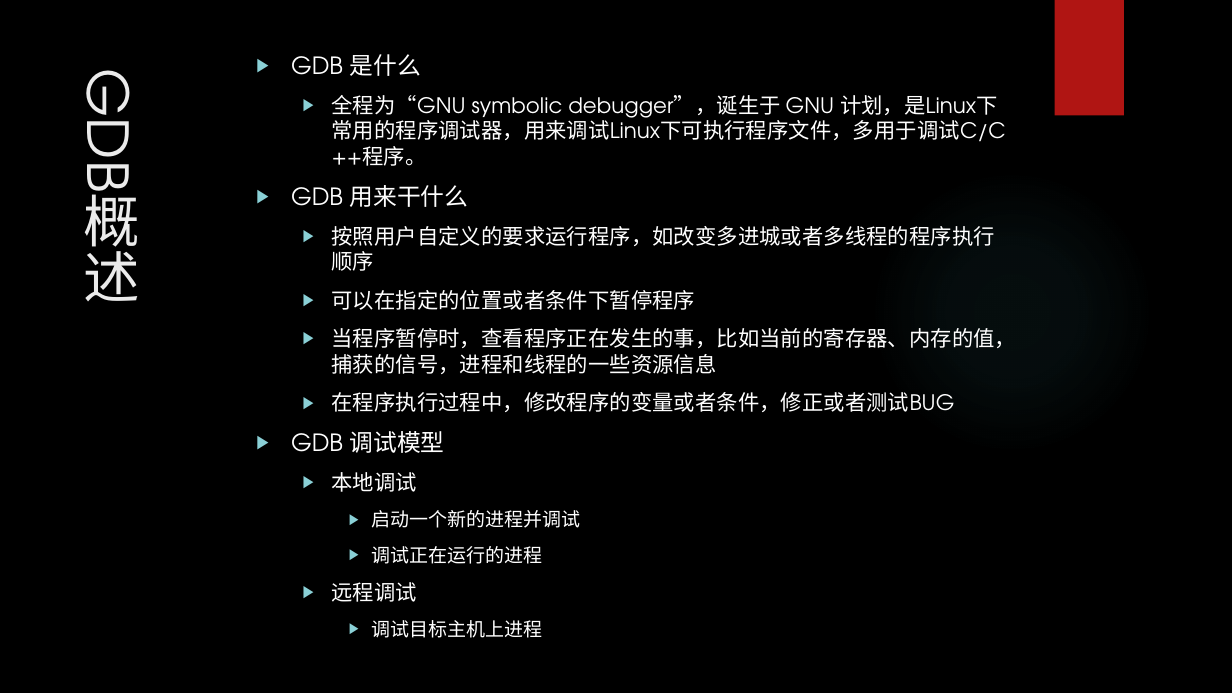
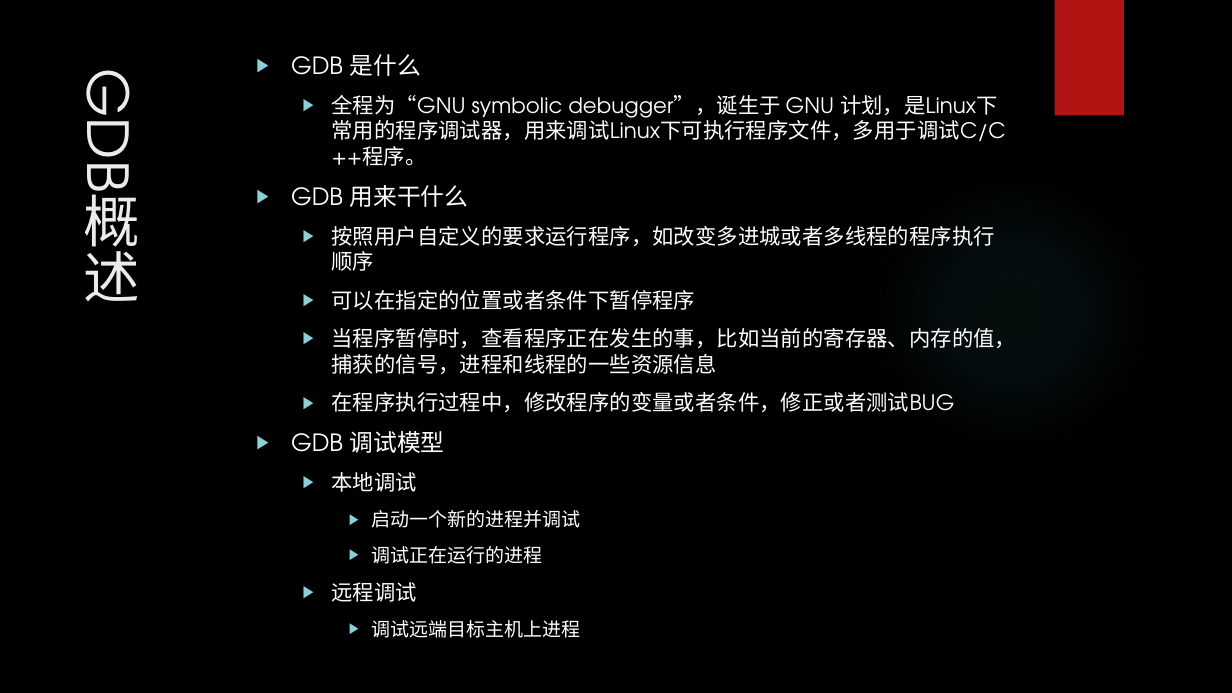
Before and after one commit to wangqinghe95/Program-Debug, a slide deck: slide 4 of ProgramDebug.pptx. Drawn at 1232x693 pixels with LibreOffice and Linux fonts; fonts in the diff are those of the drawing; background and template pictures are left out. Boxes give left, top, right and bottom in pixels: in the first picture for what was removed or moved away, otherwise in the second. Text is boxed around its words. In the diff, an @@ line names an element or a change of style, - is before the commit and + after.

```diff
--- a/ProgramDebug.pptx
+++ b/ProgramDebug.pptx
@@ text at [372, 620, 580, 638]: text changed @@
-    ▶ 调试目标主机上进程
+    ▶ 调试远端目标主机上进程
```
Also in this commit, not shown: 2 other slides changed, 9 slides added, 5 other files.
